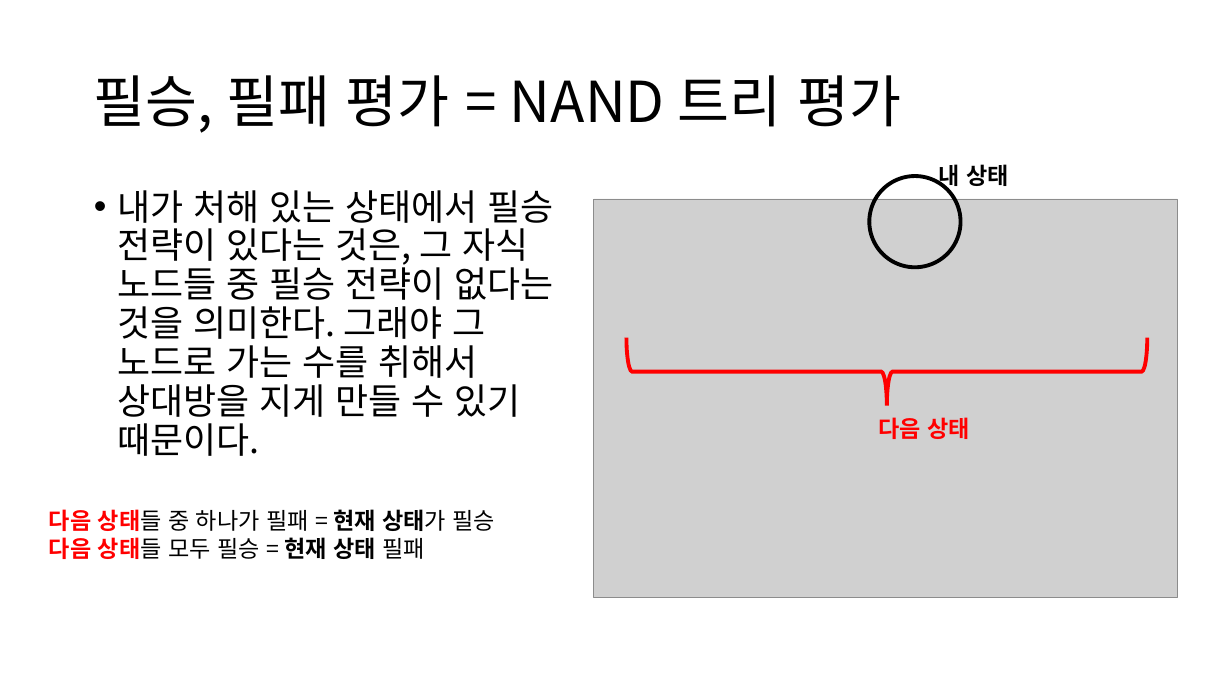
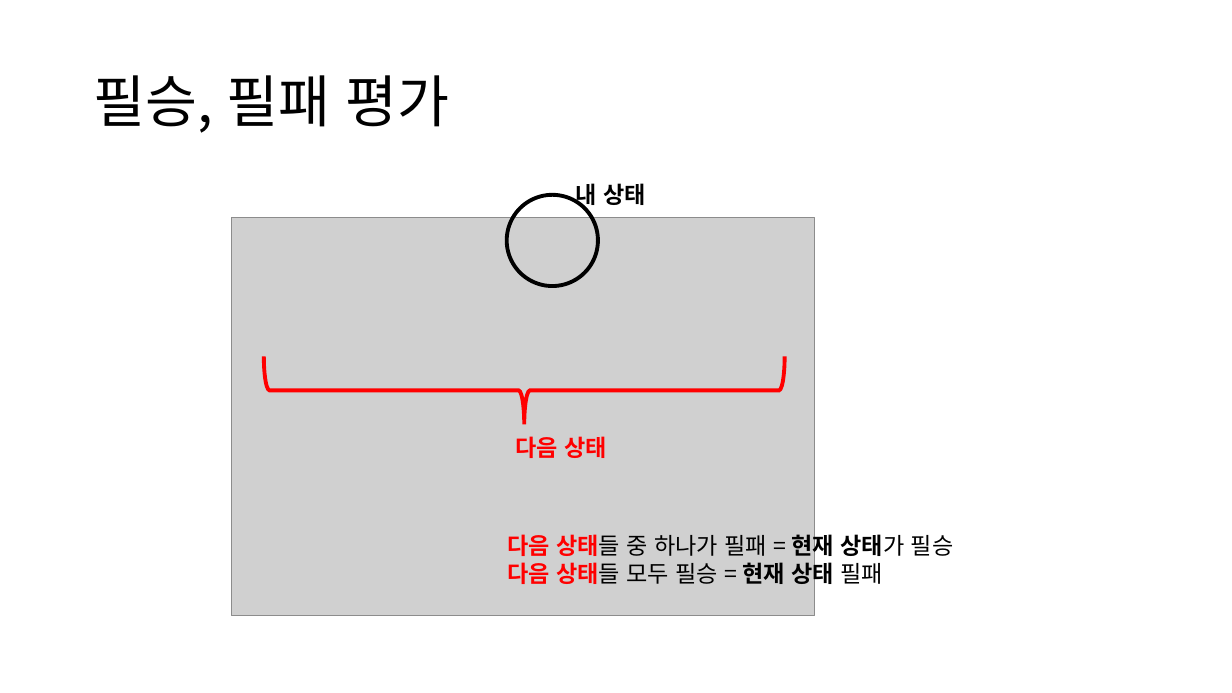
Before and after one commit to singrum/game_tree_scattering, a slide deck: slide 19 of presentation.pptx (slide 12 before the commit). Drawn at 1232x693 pixels with LibreOffice and Linux fonts; fonts in the diff are those of the drawing; grey boxes stand for pictures. Boxes give left, top, right and bottom in pixels: in the first picture for what was removed or moved away, otherwise in the second. Text is boxed around its words. In the diff, an @@ line names an element or a change of style, - is before the commit and + after.

```diff
--- a/presentation.pptx
+++ b/presentation.pptx
@@ title at (94, 75, 450, 133): text changed @@
-필승, 필패 평가 = NAND 트리 평가
+필승, 필패 평가
@@ text removed at (117, 190, 553, 456) @@
-• 내가 처해 있는 상태에서 필승 전략이 있다는 것은, 그 자식 노드들 중 필승 전략이 없다는 것을 의미한다. 그래야 그 노드로 가는 수를 취해서 상대방을 지게 만들 수 있기 때문이다.
@@ 2 texts, 1 picture, 1 right brace, 1 ellipse: place and size @@
-2 texts, 1 picture, 1 right brace, 1 ellipse at (594, 164, 1177, 597)
+2 texts, 1 picture, 1 right brace, 1 ellipse at (231, 183, 814, 616)
@@ text "다음 상태들 중 하나가 필패 ..." rewrapped from (49, 509, 495, 559) to (507, 530, 954, 587) @@
```
Also in this commit, not shown: 9 other slides changed, 19 slides added, 3 slides removed, 2 other files.
